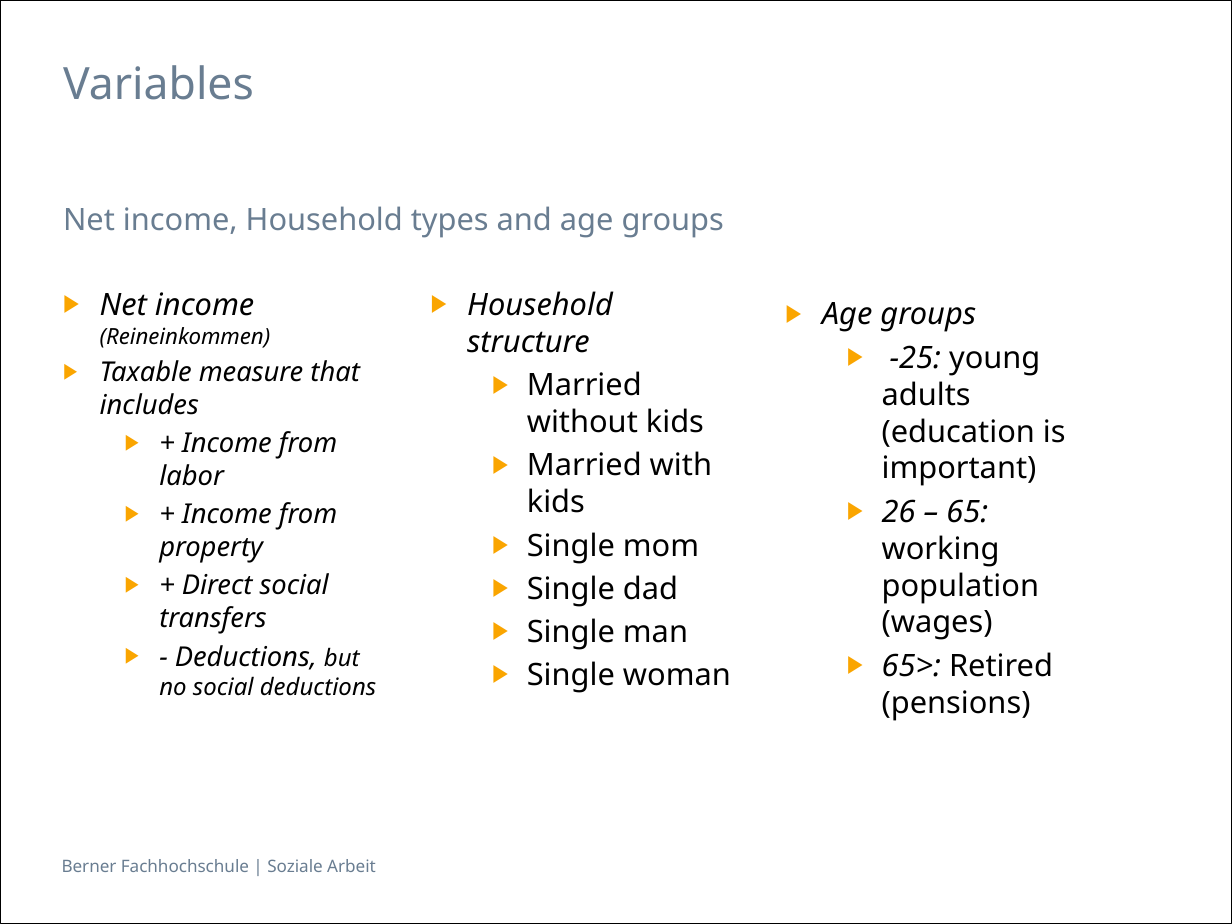
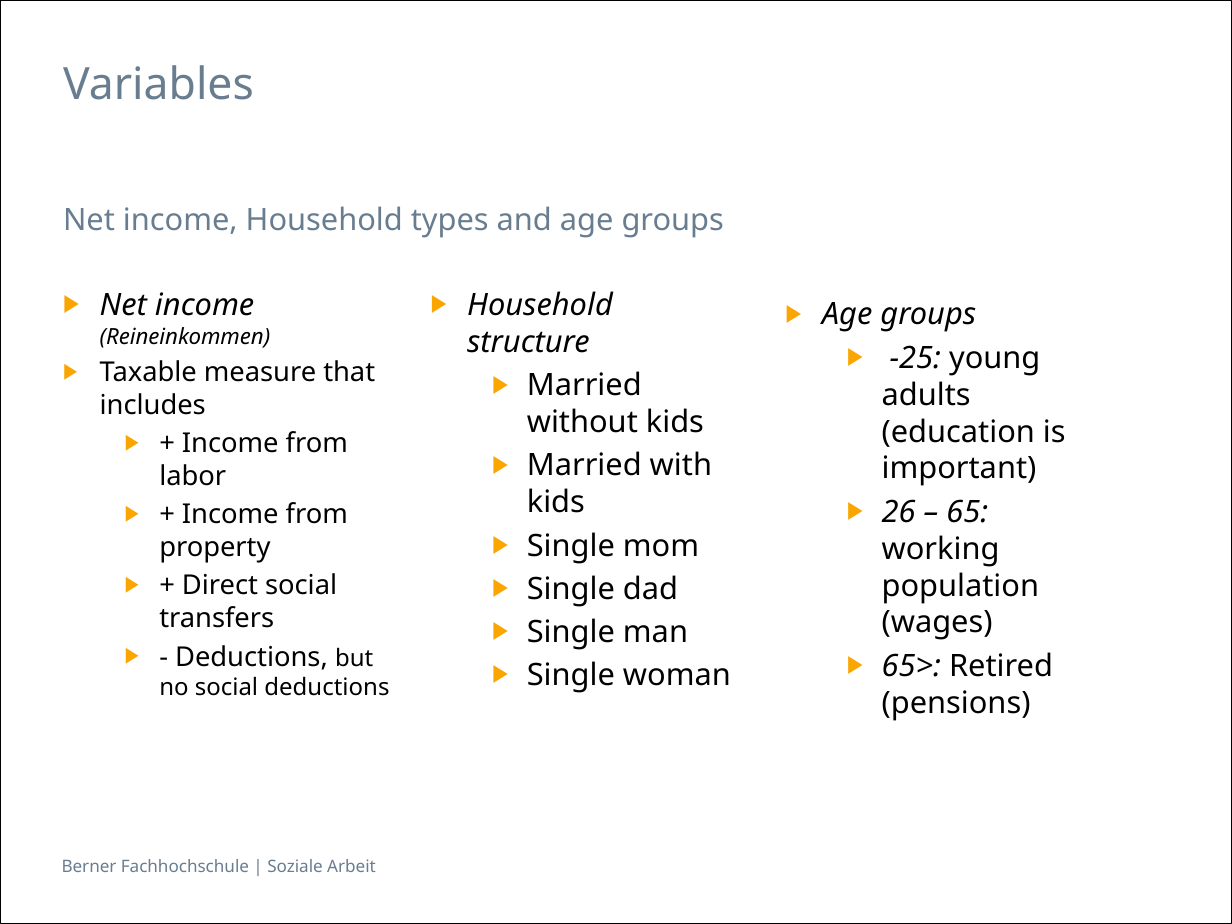
Before and after one commit to hackstutz/neuchatel, a slide deck: slide 7 of presentation/Inequality by Demographic Factors_V6.pptx. Drawn at 1232x924 pixels with LibreOffice and Linux fonts; fonts in the diff are those of the drawing. Boxes give left, top, right and bottom in pixels: in the first picture for what was removed or moved away, otherwise in the second. Text is boxed around its words. In the diff, an @@ line names an element or a change of style, - is before the commit and + after.

```diff
--- a/presentation/Inequality by Demographic Factors_V6.pptx
+++ b/presentation/Inequality by Demographic Factors_V6.pptx
@@ text at bbox=[100, 360, 389, 696]: italic off in "Taxable measure that includes", "+ Income from labor", "+ Income from property", "+ Direct social transfers" and 1 more places @@
```
Also in this commit, not shown: 2 other slides changed, 1 other file.
